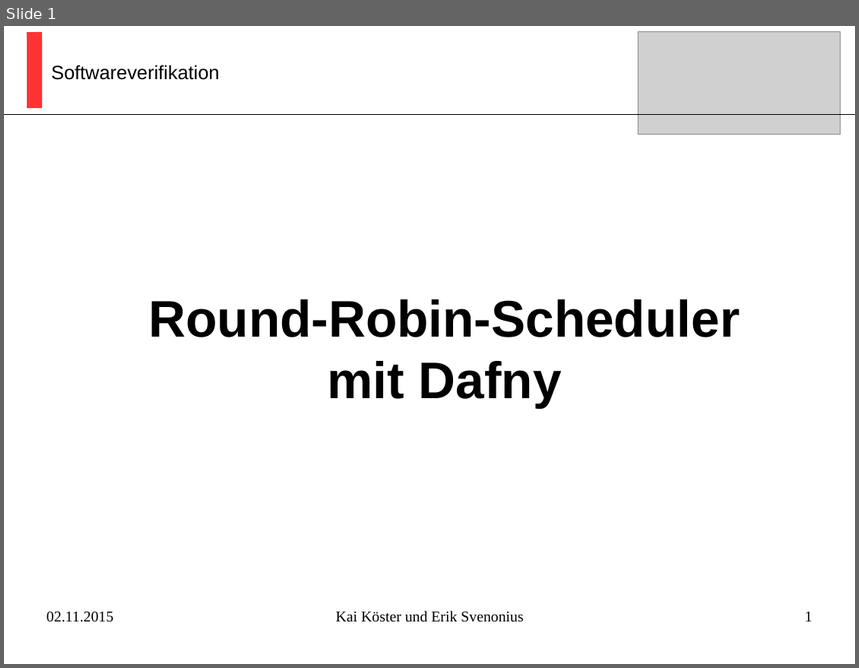
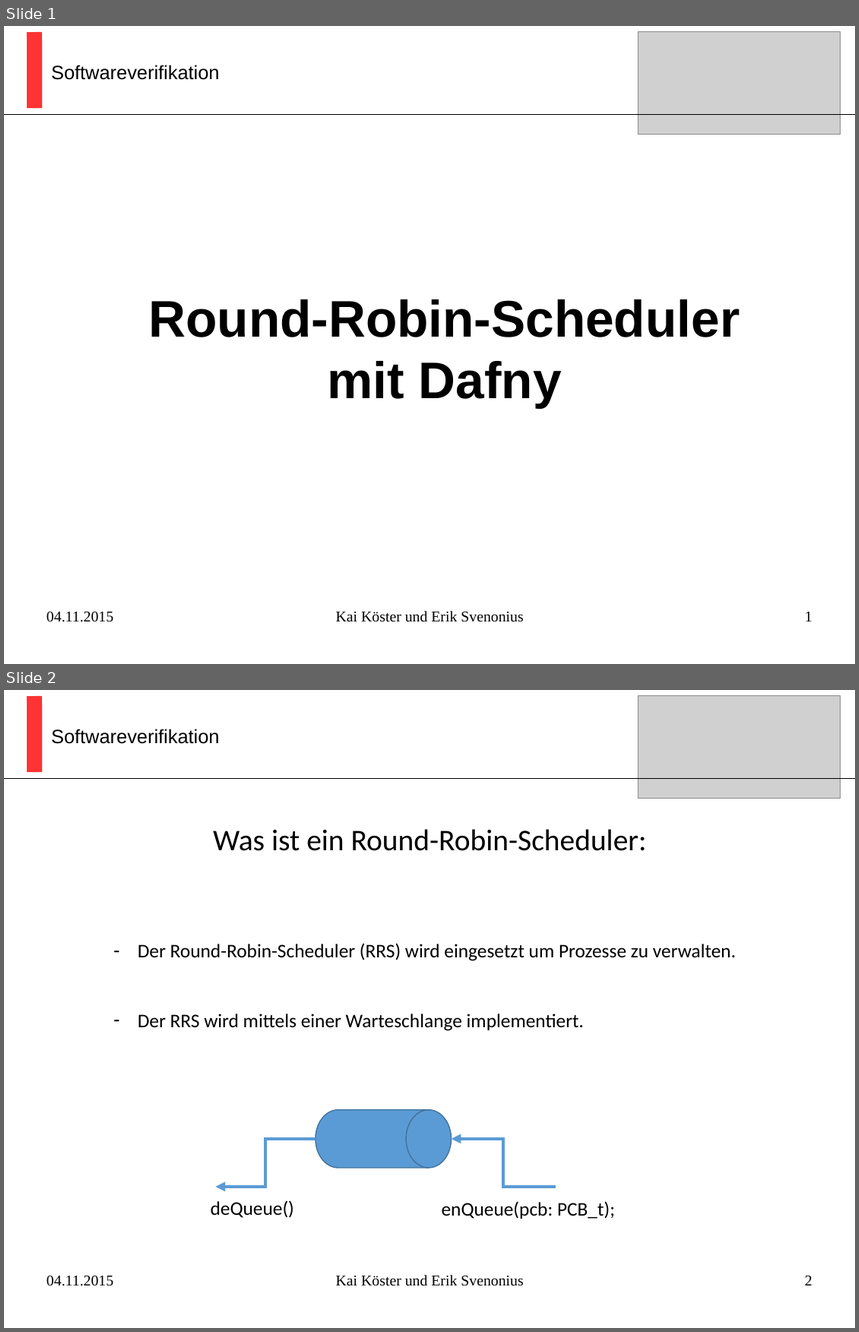
Before and after one commit to kaistefan/dafny, a slide deck: Ausarbeitung/Präsentation.pptx. Shown one above the other, each under a label of ours: slide 1 before the commit, slides 1 and 2 after it. The pictures are 859x668 and 859x1332 pixels, drawn with LibreOffice and Linux fonts; fonts in the diff are those of the drawing; grey boxes stand for pictures. Boxes give left, top, right and bottom in pixels: in the first picture for what was removed or moved away, otherwise in the second. Text is boxed around its words. In the diff, an @@ line names an element or a change of style, - is before the commit and + after.

```diff
--- a/Ausarbeitung/Präsentation.pptx
+++ b/Ausarbeitung/Präsentation.pptx
@@ slide 2 added at [4,690,855,1328], background #FFFFFF @@
@@ line added from (34, 696) to (34, 772), #FF3333 14.17 pt @@
@@ picture added at [638,696,841,799] @@
@@ text added at [51,729,219,744], 18 pt, text #000000 @@
+Softwareverifikation
@@ line added from (4, 778) to (855, 778), #000000 0 pt @@
@@ text added at [213,829,647,851], 28 pt, text #000000 @@
+Was ist ein Round-Robin-Scheduler:
@@ text added at [138,943,736,1031], 18 pt, text #000000 @@
+– Der Round-Robin-Scheduler (RRS) wird eingesetzt um Prozesse zu verwalten.
+– Der RRS wird mittels einer Warteschlange implementiert.
@@ flow chart magnetic drum added at [316,1110,452,1168], fill #5B9BD5, outline #43739E 1 pt @@
@@ elbow arrow added from (316, 1140) to (215, 1188), #5B9BD5 3 pt @@
@@ elbow arrow added from (557, 1188) to (451, 1140), #5B9BD5 3 pt @@
@@ text added at [211,1201,294,1218], 18 pt, text #000000 @@
+deQueue()
@@ text added at [442,1201,615,1219], 18 pt, text #000000 @@
+enQueue(pcb: PCB_t);
@@ text added at [47,1276,113,1287], 14 pt, text #000000 @@
+04.11.2015
@@ text added at [336,1275,523,1287], 14 pt, text #000000 @@
+Kai Köster und Erik Svenonius
@@ page number added at [805,1276,813,1286], 14 pt, text #000000 @@
+2
@@ slide 1 changed as well @@
@@ text at [47,612,113,623]: text changed @@
-02.11.2015
+04.11.2015
```
Also in this commit, not shown: 3 other slides changed, 2 other slides added, 2 other files.
